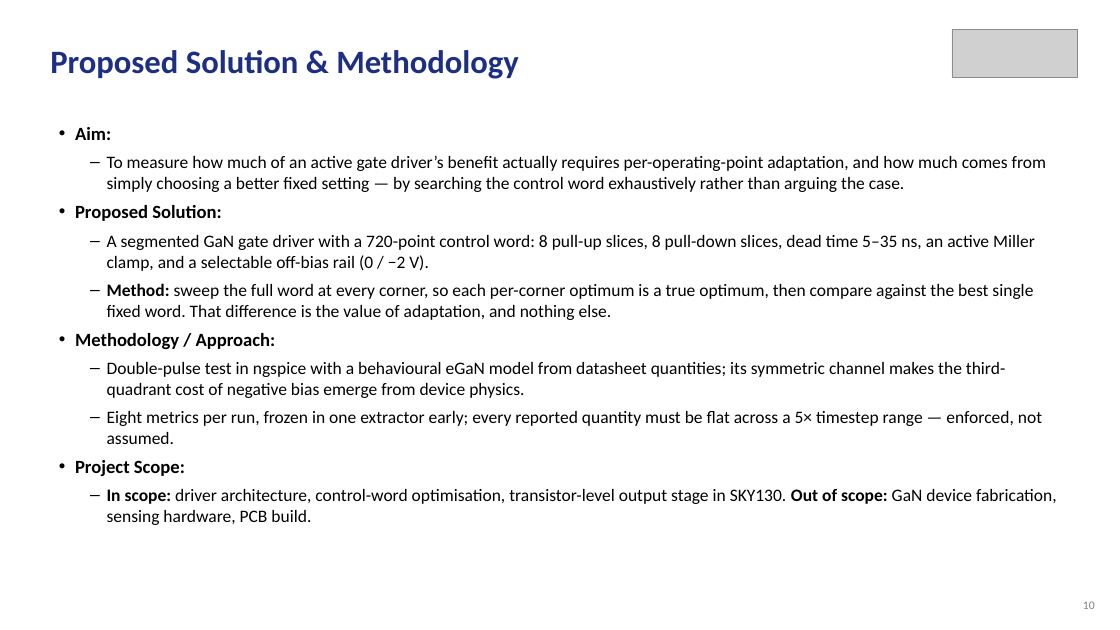
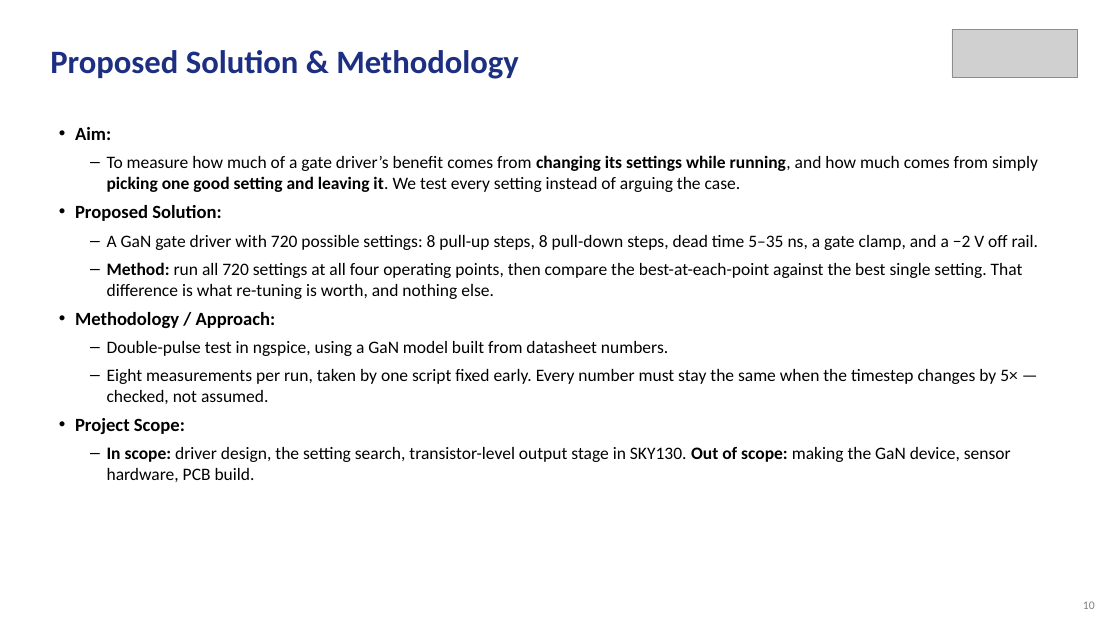
Before and after one commit to Amritha902/gan-driver, a slide deck: slide 10 of review/Review1_GaN_Segmented_Gate_Driver.pptx. Drawn at 1120x630 pixels with LibreOffice and Linux fonts; fonts in the diff are those of the drawing; grey boxes stand for pictures. Boxes give left, top, right and bottom in pixels: in the first picture for what was removed or moved away, otherwise in the second. Text is boxed around its words. In the diff, an @@ line names an element or a change of style, - is before the commit and + after.

```diff
--- a/review/Review1_GaN_Segmented_Gate_Driver.pptx
+++ b/review/Review1_GaN_Segmented_Gate_Driver.pptx
@@ text at box(107, 155, 1038, 192): text changed @@
-– To measure how much of an active gate driver’s benefit actually requires per-operating-point adaptation, and how much comes from simply choosing a better fixed setting — by searching the control word exhaustively rather than arguing the case.
+– To measure how much of a gate driver’s benefit comes from changing its settings while running, and how much comes from simply picking one good setting and leaving it. We test every setting instead of arguing the case.
@@ text at box(107, 235, 1039, 299): text changed @@
-– A segmented GaN gate driver with a 720-point control word: 8 pull-up slices, 8 pull-down slices, dead time 5–35 ns, an active Miller clamp, and a selectable off-bias rail (0 / −2 V).
-– Method: sweep the full word at every corner, so each per-corner optimum is a true optimum, then compare against the best single fixed word. That difference is the value of adaptation, and nothing else.
+– A GaN gate driver with 720 possible settings: 8 pull-up steps, 8 pull-down steps, dead time 5–35 ns, a gate clamp, and a −2 V off rail.
+– Method: run all 720 settings at all four operating points, then compare the best-at-each-point against the best single setting. That difference is what re-tuning is worth, and nothing else.
@@ text at box(107, 341, 1018, 404): text changed @@
-– Double-pulse test in ngspice with a behavioural eGaN model from datasheet quantities; its symmetric channel makes the third-quadrant cost of negative bias emerge from device physics.
-– Eight metrics per run, frozen in one extractor early; every reported quantity must be flat across a 5× timestep range — enforced, not assumed.
+– Double-pulse test in ngspice, using a GaN model built from datasheet numbers.
+– Eight measurements per run, taken by one script fixed early. Every number must stay the same when the timestep changes by 5× — checked, not assumed.
@@ text at box(107, 447, 1011, 482): text changed @@
-– In scope: driver architecture, control-word optimisation, transistor-level output stage in SKY130. Out of scope: GaN device fabrication, sensing hardware, PCB build.
+– In scope: driver design, the setting search, transistor-level output stage in SKY130. Out of scope: making the GaN device, sensor hardware, PCB build.
```
Also in this commit, not shown: 18 other slides changed, 6 slides removed, 12 other files.
